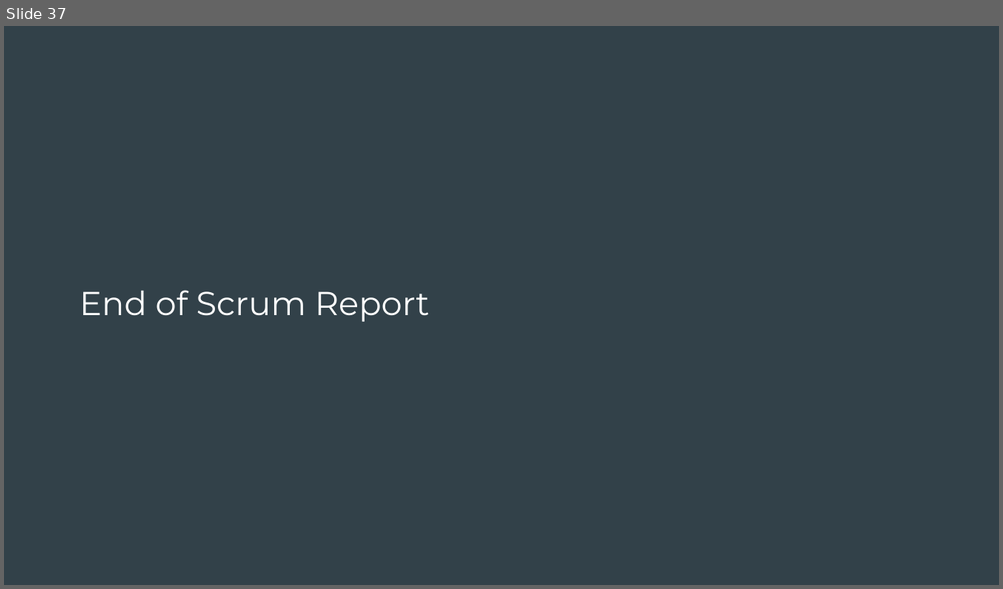
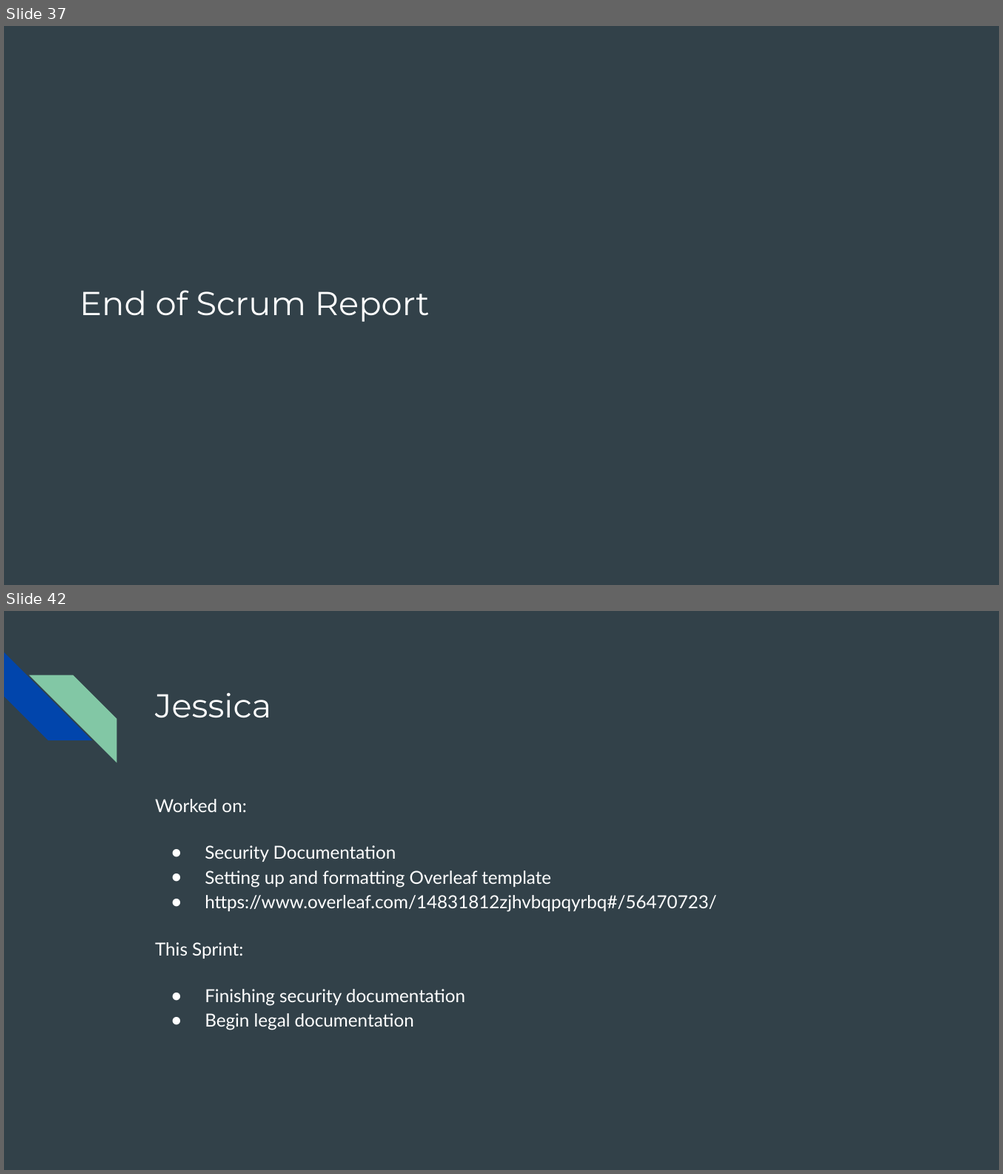
Before and after one commit to Incognoto/incognoto, a slide deck: SUM Presentations.pptx. Shown one above the other, each under a label of ours: slide 37 before the commit, slides 37 and 42 after it; the slides between them are not shown. The pictures are 1003x589 and 1003x1174 pixels, drawn with LibreOffice and Linux fonts; fonts in the diff are those of the drawing. Boxes give left, top, right and bottom in pixels: in the first picture for what was removed or moved away, otherwise in the second. Text is boxed around its words. In the diff, an @@ line names an element or a change of style, - is before the commit and + after.

```diff
--- a/SUM Presentations.pptx
+++ b/SUM Presentations.pptx
@@ slide 42 added at <box>4,611,999,1170</box>, background #324149 @@
@@ diag stripe added at <box>4,652,91,741</box>, fill #0145AC @@
@@ diag stripe added at <box>29,675,116,762</box>, fill #82C7A5 @@
@@ title added at <box>155,693,271,718</box>, 24 pt, text #FFFFFF @@
+Jessica
@@ text added at <box>155,799,717,1031</box>, 13 pt, text #FFFFFF @@
+Worked on:
+● Security Documentation
+● Setting up and formatting Overleaf template
+● https://www.overleaf.com/14831812zjhvbqpqyrbq#/56470723/
+This Sprint:
+● Finishing security documentation
+● Begin legal documentation
```
Also in this commit, not shown: 6 other slides added.
